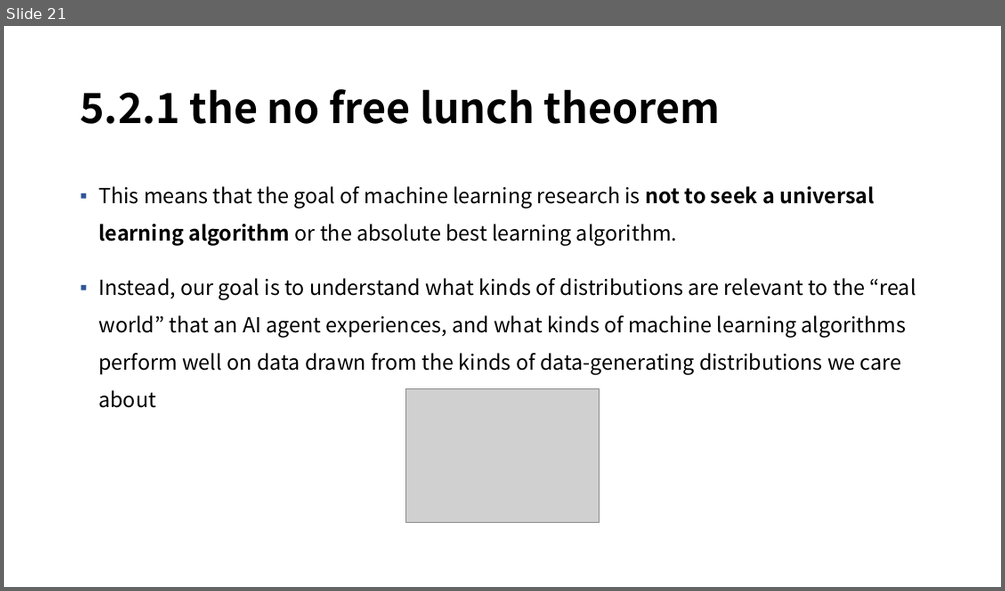
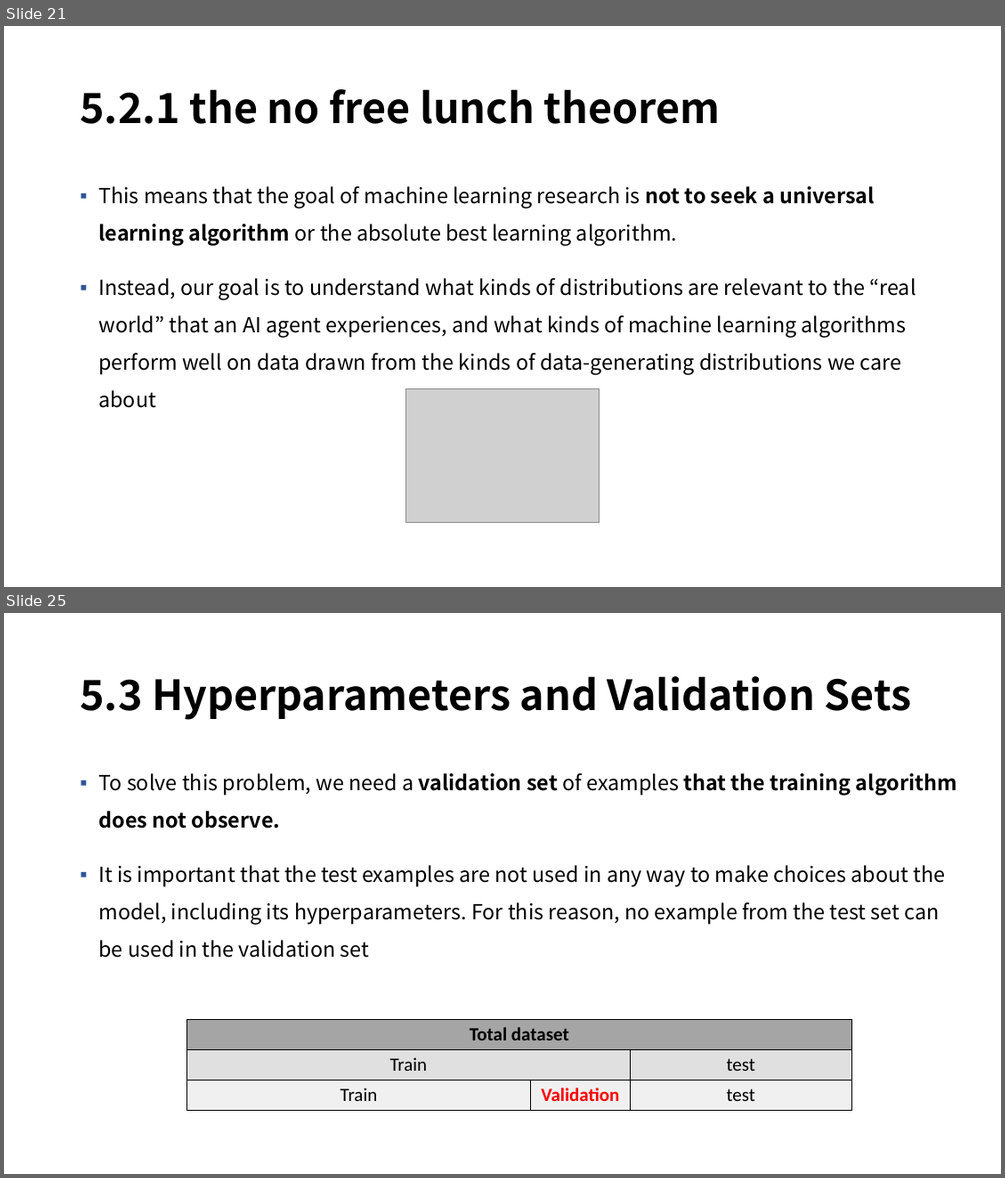
Before and after one commit to mmvv11/GraduateStudies, a slide deck: DeepLearningStudy/5-1. Machine Learning Basics, 230210, 정지운.pptx. Shown one above the other, each under a label of ours: slide 21 before the commit, slides 21 and 25 after it; the slides between them are not shown. The pictures are 1005x591 and 1005x1178 pixels, drawn with LibreOffice and Linux fonts; fonts in the diff are those of the drawing; grey boxes stand for pictures; background and template pictures are left out. Boxes give left, top, right and bottom in pixels: in the first picture for what was removed or moved away, otherwise in the second. Text is boxed around its words. In the diff, an @@ line names an element or a change of style, - is before the commit and + after.

```diff
--- a/DeepLearningStudy/5-1. Machine Learning Basics, 230210, 정지운.pptx
+++ b/DeepLearningStudy/5-1. Machine Learning Basics, 230210, 정지운.pptx
@@ slide 25 added at bbox=[4, 613, 1001, 1174], background picture (left out) @@
@@ title added at bbox=[80, 676, 912, 720], 40 pt, text #000000, bold @@
+5.3 Hyperparameters and Validation Sets
@@ text added at bbox=[98, 773, 957, 957], 20 pt, text #000000 @@
+▪ To solve this problem, we need a validation set of examples that the training algorithm does not observe.
+▪ It is important that the test examples are not used in any way to make choices about the model, including its hyperparameters. For this reason, no example from the test set can be used in the validation set
@@ table added at bbox=[187, 1019, 851, 1110], 3 rows, 3 columns @@
+Total dataset |  | 
+Train |  | test
+Train | Validation | test
```
Also in this commit, not shown: 1 slide changed, 21 other slides added, 1 slide removed.
